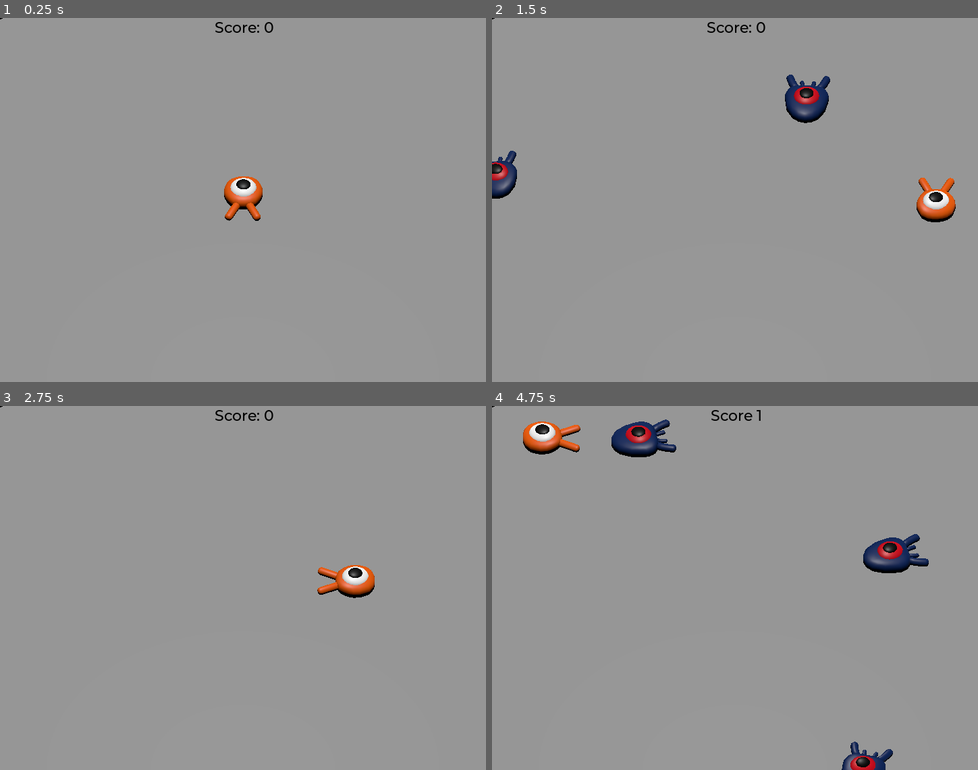
Above: before the commit, frames 1-4 (two rows, left to right).
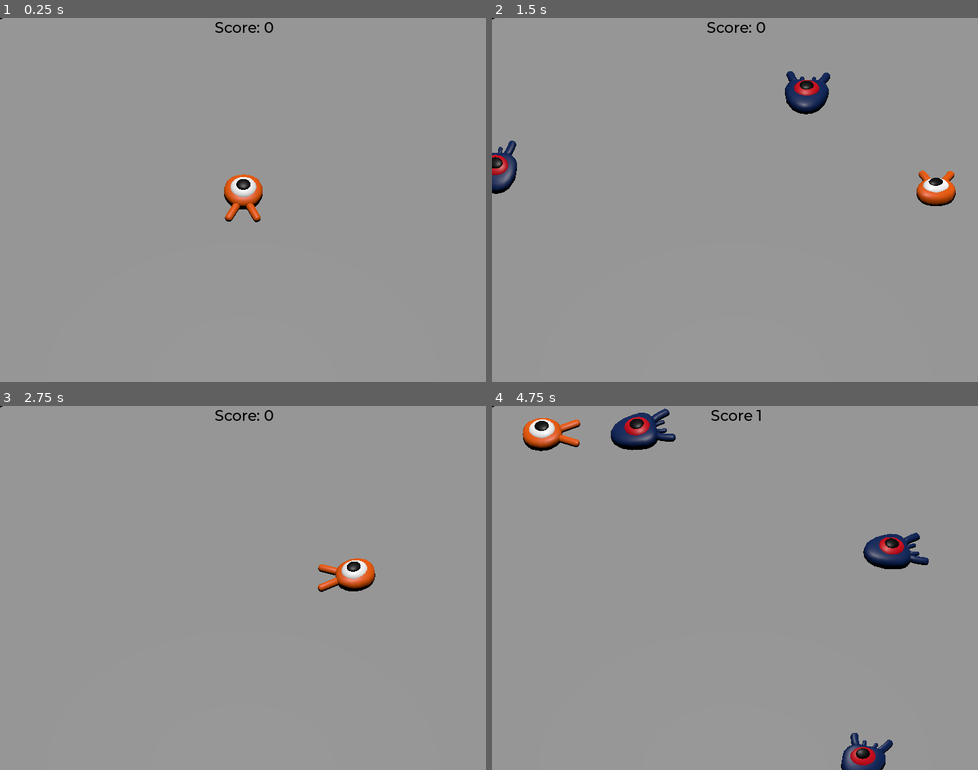
Above: after the commit, the same moments.

Repository: Nstamour-art/your-first-3d-game
Game: Godot game, scene res://scenes/main.tscn
The game is run twice, just before and just after one commit, with the same random seed, the same clock (stepped at 60 frames per second) and the same inputs.
Inputs:
- Up to frame 1 (0.25 s): no input
- Up to frame 2 (1.5 s): tap Enter (ui_accept) at 0.5 s; hold D (move_right) 0.53-1.28 s; hold Enter (ui_accept) 0.53-1.28 s; tap Space (jump) at 0.77, 0.8, 1.07, 1.35 s; hold S (move_back) from 1.28 s (still down)
- Up to frame 3 (2.75 s): tap Space (jump) at 1.52, 1.82, 2.3 s; tap Enter (ui_accept) at 1.55 s; release S (move_back) at 2.03 s; hold D (move_right) from 2.03 s (still down); hold Enter (ui_accept) from 2.03 s (still down)
- Up to frame 4 (4.75 s): release D (move_right) at 2.78 s; release Enter (ui_accept) at 2.78 s; hold W (move_forward) 2.78-3.53 s; tap Enter (ui_accept) at 2.85, 4.35 s; tap Space (jump) at 3.02, 3.32, 3.6, 3.77, 4.07, 4.52 s; hold Left (move_left) from 3.53 s (still down)

The runs differ from the first frame. In frame 1, 0.1% of the frame differs, in the area x 46-55%, y 42-57%; in frame 2, 2.3%; in frame 3, 0.9%; in frame 4, 3.3%, in the area x 6-90%, y 0-100%.

Commit message:
Fixed bugs around AnimationPlayer not functioning correctly

Diff:
--- a/3d_squash_the_creeps_starter/project.godot
+++ b/3d_squash_the_creeps_starter/project.godot
@@ -28,6 +28,7 @@
 
 window/size/viewport_width=720
 window/size/viewport_height=540
+window/size/mode=3
 window/stretch/mode="viewport"
 
 [filesystem]
@@ -36,6 +37,15 @@
 
 [input]
 
+ui_accept={
+"deadzone": 0.5,
+"events": Array[InputEvent]([Object(InputEventKey,"resource_local_to_scene":false,"resource_name":"","device":0,"window_id":0,"alt_pressed":false,"shift_pressed":false,"ctrl_pressed":false,"meta_pressed":false,"pressed":false,"keycode":4194309,"physical_keycode":0,"key_label":0,"unicode":0,"location":0,"echo":false,"script":null)
+, Object(InputEventKey,"resource_local_to_scene":false,"resource_name":"","device":0,"window_id":0,"alt_pressed":false,"shift_pressed":false,"ctrl_pressed":false,"meta_pressed":false,"pressed":false,"keycode":4194310,"physical_keycode":0,"key_label":0,"unicode":0,"location":0,"echo":false,"script":null)
+, Object(InputEventKey,"resource_local_to_scene":false,"resource_name":"","device":0,"window_id":0,"alt_pressed":false,"shift_pressed":false,"ctrl_pressed":false,"meta_pressed":false,"pressed":false,"keycode":32,"physical_keycode":0,"key_label":0,"unicode":0,"location":0,"echo":false,"script":null)
+, Object(InputEventJoypadButton,"resource_local_to_scene":false,"resource_name":"","device":-1,"button_index":0,"pressure":0.0,"pressed":false,"script":null)
+, Object(InputEventJoypadButton,"resource_local_to_scene":false,"resource_name":"","device":-1,"button_index":1,"pressure":0.0,"pressed":false,"script":null)
+])
+}
 move_left={
 "deadzone": 0.5,
 "events": Array[InputEvent]([Object(InputEventKey,"resource_local_to_scene":false,"resource_name":"","device":0,"window …(212 unchanged characters)…
@@ -90,23 +100,23 @@
 
 project/breakpoints={}
 project/editorState=[{
-"column": 0,
-"line": 0,
+"column": 30,
+"current": true,
+"line": 53,
 "path": "res://scripts/player.gd",
 "type": "file"
 }, {
 "column": 0,
-"line": 11,
+"line": 0,
 "path": "res://scripts/mob.gd",
 "type": "file"
 }, {
-"column": 12,
-"current": true,
-"line": 21,
+"column": 62,
+"line": 14,
 "path": "res://scripts/main.gd",
 "type": "file"
 }, {
-"column": 29,
+"column": 0,
 "line": 6,
 "path": "res://scripts/score_label.gd",
 "type": "file"
--- a/3d_squash_the_creeps_starter/scenes/main.tscn
+++ b/3d_squash_the_creeps_starter/scenes/main.tscn
@@ -133,7 +133,7 @@
 offset_bottom = 14.0
 grow_horizontal = 2
 grow_vertical = 2
-text = "Press Enter to retry."
+text = "Press A button or Enter to retry."
 
 [connection signal="hit" from="Player" to="." method="_on_player_hit"]
 [connection signal="timeout" from="MobTimer" to="." method="_on_mob_timer_timeout"]
--- a/3d_squash_the_creeps_starter/scenes/mob.tscn
+++ b/3d_squash_the_creeps_starter/scenes/mob.tscn
@@ -1,10 +1,71 @@
-[gd_scene load_steps=4 format=3 uid="uid://defdm2qdva75q"]
+[gd_scene load_steps=7 format=3 uid="uid://defdm2qdva75q"]
 
 [ext_resource type="PackedScene" uid="uid://bicorb7we351t" path="res://art/mob.glb" id="1_4are2"]
 [ext_resource type="Script" uid="uid://3y3anuutrq58" path="res://scripts/mob.gd" id="1_bsing"]
 
 [sub_resource type="BoxShape3D" id="BoxShape3D_bsing"]
 size = Vector3(1.7824707, 0.9141846, 2.0949707)
+
+[sub_resource type="Animation" id="Animation_bsing"]
+length = 0.001
+tracks/0/type = "value"
+tracks/0/imported = false
+tracks/0/enabled = true
+tracks/0/path = NodePath("Pivot/Character:position")
+tracks/0/interp = 1
+tracks/0/loop_wrap = true
+tracks/0/keys = {
+"times": PackedFloat32Array(0),
+"transitions": PackedFloat32Array(1),
+"update": 0,
+"values": [Vector3(0, 0, 0)]
+}
+tracks/1/type = "value"
+tracks/1/imported = false
+tracks/1/enabled = true
+tracks/1/path = NodePath("Pivot/Character:rotation")
+tracks/1/interp = 1
+tracks/1/loop_wrap = true
+tracks/1/keys = {
+"times": PackedFloat32Array(0),
+"transitions": PackedFloat32Array(1),
+"update": 0,
+"values": [Vector3(0, 0, 0)]
+}
+
+[sub_resource type="Animation" id="Animation_d4cuo"]
+length = 1.2
+loop_mode = 1
+tracks/0/type = "value"
+tracks/0/imported = false
+tracks/0/enabled = true
+tracks/0/path = NodePath("Pivot/Character:position")
+tracks/0/interp = 1
+tracks/0/loop_wrap = true
+tracks/0/keys = {
+"times": PackedFloat32Array(0.30204964, 0.69902915, 1.1920173),
+"transitions": PackedFloat32Array(0.419, 2.06, 1),
+"update": 0,
+"values": [Vector3(0, 0, 0), Vector3(0, 0.65, 0), Vector3(0, 0.35, 0)]
+}
+tracks/1/type = "value"
+tracks/1/imported = false
+tracks/1/enabled = true
+tracks/1/path = NodePath("Pivot/Character:rotation")
+tracks/1/interp = 1
+tracks/1/loop_wrap = true
+tracks/1/keys = {
+"times": PackedFloat32Array(0.11326861, 0.49838188, 1.1920173),
+"transitions": PackedFloat32Array(0.419, 0.439, 1),
+"update": 0,
+"values": [Vector3(0, 0, 0), Vector3(0.13962634, 0, 0), Vector3(-0.15707964, 0, 0)]
+}
+
+[sub_resource type="AnimationLibrary" id="AnimationLibrary_d4cuo"]
+_data = {
+&"RESET": SubResource("Animation_bsing"),
+&"float": SubResource("Animation_d4cuo")
+}
 
 [node name="Mob" type="CharacterBody3D" groups=["mob"]]
 collision_layer = 2
@@ -23,4 +84,10 @@
 transform = Transform3D(1, 0, 0, 0, 1, 0, 0, 0, 1, -0.008911133, 0.22857666, -0.13977051)
 shape = SubResource("BoxShape3D_bsing")
 
+[node name="AnimationPlayer" type="AnimationPlayer" parent="."]
+libraries = {
+&"": SubResource("AnimationLibrary_d4cuo")
+}
+autoplay = "float"
+
 [connection signal="screen_exited" from="VisibleOnScreenNotifier3D" to="." method="_on_visible_on_screen_notifier_3d_screen_exited"]
--- a/3d_squash_the_creeps_starter/scenes/player.tscn
+++ b/3d_squash_the_creeps_starter/scenes/player.tscn
@@ -9,6 +9,67 @@
 [sub_resource type="CylinderShape3D" id="CylinderShape3D_g2els"]
 height = 0.3133545
 radius = 1.1708984
+
+[sub_resource type="Animation" id="Animation_bsing"]
+length = 0.001
+tracks/0/type = "value"
+tracks/0/imported = false
+tracks/0/enabled = true
+tracks/0/path = NodePath("Pivot/Character:position")
+tracks/0/interp = 1
+tracks/0/loop_wrap = true
+tracks/0/keys = {
+"times": PackedFloat32Array(0),
+"transitions": PackedFloat32Array(1),
+"update": 0,
+"values": [Vector3(0, 0, 0)]
+}
+tracks/1/type = "value"
+tracks/1/imported = false
+tracks/1/enabled = true
+tracks/1/path = NodePath("Pivot/Character:rotation")
+tracks/1/interp = 1
+tracks/1/loop_wrap = true
+tracks/1/keys = {
+"times": PackedFloat32Array(0),
+"transitions": PackedFloat32Array(1),
+"update": 0,
+"values": [Vector3(0, 0, 0)]
+}
+
+[sub_resource type="Animation" id="Animation_d4cuo"]
+length = 1.2
+loop_mode = 1
+tracks/0/type = "value"
+tracks/0/imported = false
+tracks/0/enabled = true
+tracks/0/path = NodePath("Pivot/Character:position")
+tracks/0/interp = 1
+tracks/0/loop_wrap = true
+tracks/0/keys = {
+"times": PackedFloat32Array(0.30204964, 0.69902915, 1.1920173),
+"transitions": PackedFloat32Array(0.419, 2.06, 1),
+"update": 0,
+"values": [Vector3(0, 0, 0), Vector3(0, 0.65, 0), Vector3(0, 0.35, 0)]
+}
+tracks/1/type = "value"
+tracks/1/imported = false
+tracks/1/enabled = true
+tracks/1/path = NodePath("Pivot/Character:rotation")
+tracks/1/interp = 1
+tracks/1/loop_wrap = true
+tracks/1/keys = {
+"times": PackedFloat32Array(0.11326861, 0.49838188, 1.1920173),
+"transitions": PackedFloat32Array(0.419, 0.439, 1),
+"update": 0,
+"values": [Vector3(0, 0, 0), Vector3(0.13962634, 0, 0), Vector3(-0.15707964, 0, 0)]
+}
+
+[sub_resource type="AnimationLibrary" id="AnimationLibrary_d4cuo"]
+_data = {
+&"RESET": SubResource("Animation_bsing"),
+&"float": SubResource("Animation_d4cuo")
+}
 
 [node name="Player" type="CharacterBody3D"]
 collision_mask = 6
@@ -31,4 +92,10 @@
 transform = Transform3D(1, 0, 0, 0, 1, 0, 0, 0, 1, 0, 0.26570117, 0)
 shape = SubResource("CylinderShape3D_g2els")
 
+[node name="AnimationPlayer" type="AnimationPlayer" parent="."]
+libraries = {
+&"": SubResource("AnimationLibrary_d4cuo")
+}
+autoplay = "float"
+
 [connection signal="body_entered" from="MobDetector" to="." method="_on_mob_detector_body_entered"]
--- a/3d_squash_the_creeps_starter/scripts/main.gd
+++ b/3d_squash_the_creeps_starter/scripts/main.gd
@@ -14,7 +14,8 @@
     var mob = mob_scene.instantiate()
     var mob_spawn_location = get_node("SpawnPath/SpawnLocation")
     mob_spawn_location.progress_ratio = randf()
-    var player_position = $Player.position
+    var player_position = $Player.global_position
+
     mob.initialize(mob_spawn_location.position, player_position)
 
     add_child(mob)
--- a/3d_squash_the_creeps_starter/scripts/mob.gd
+++ b/3d_squash_the_creeps_starter/scripts/mob.gd
@@ -9,11 +9,9 @@
     move_and_slide()
 
 func initialize(start_position, player_position) -> void:
-    player_position.y = 0
+    player_position.y = 0.0
     look_at_from_position(start_position, player_position, Vector3.UP)
     rotate_y(randf_range(-PI / 4, PI / 4))
-    print(min_speed)
-    print(max_speed)
     var random_speed = randi_range(min_speed, max_speed)
     velocity = Vector3.FORWARD * random_speed
     velocity = velocity.rotated(Vector3.UP, rotation.y)
--- a/3d_squash_the_creeps_starter/scripts/player.gd
+++ b/3d_squash_the_creeps_starter/scripts/player.gd
@@ -26,16 +26,16 @@
 
     if direction != Vector3.ZERO:
         direction = direction.normalized()
-
+        $AnimationPlayer.speed_scale = 4
         $Pivot.basis = Basis.looking_at(direction)
+    else:
+        $AnimationPlayer.speed_scale = 1
 
     target_velocity.x = direction.x * speed
     target_velocity.z = direction.z * speed
 
     if not is_on_floor():
         target_velocity.y = target_velocity.y - (fall_acceleration * delta)
-
-    velocity = target_velocity
 
     if is_on_floor() and Input.is_action_just_pressed("jump"):
         target_velocity.y = jump_impulse
@@ -51,7 +51,9 @@
                 target_velocity.y = bounce_impulse
                 break
 
+    velocity = target_velocity
     move_and_slide()
+    $Pivot.rotation.x = PI / 6 * velocity.y / jump_impulse
 
 func die():
     hit.emit()
Not shown: 1 places in 3d_squash_the_creeps_starter/scenes/player.tscn that only renumber resources
